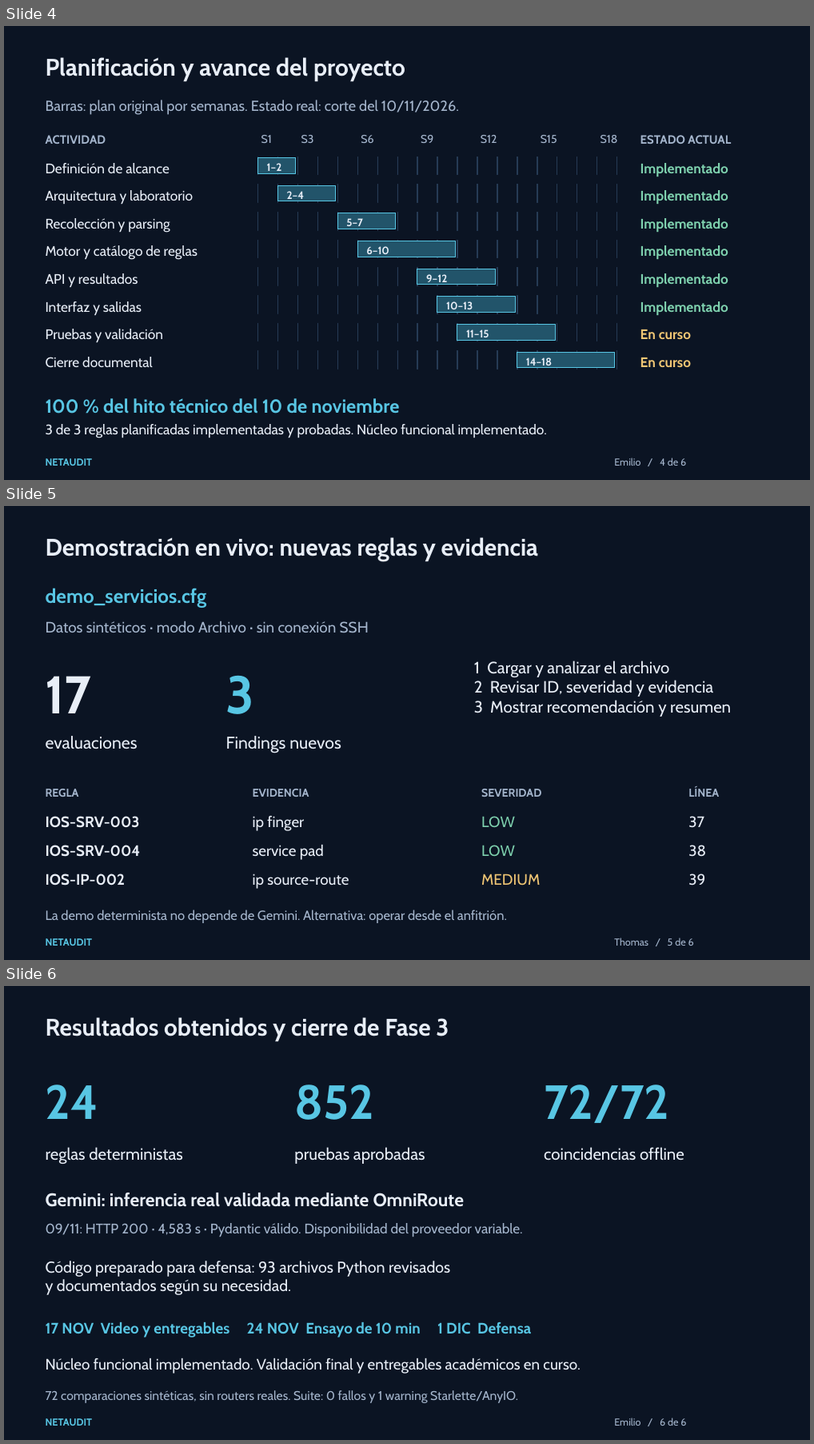
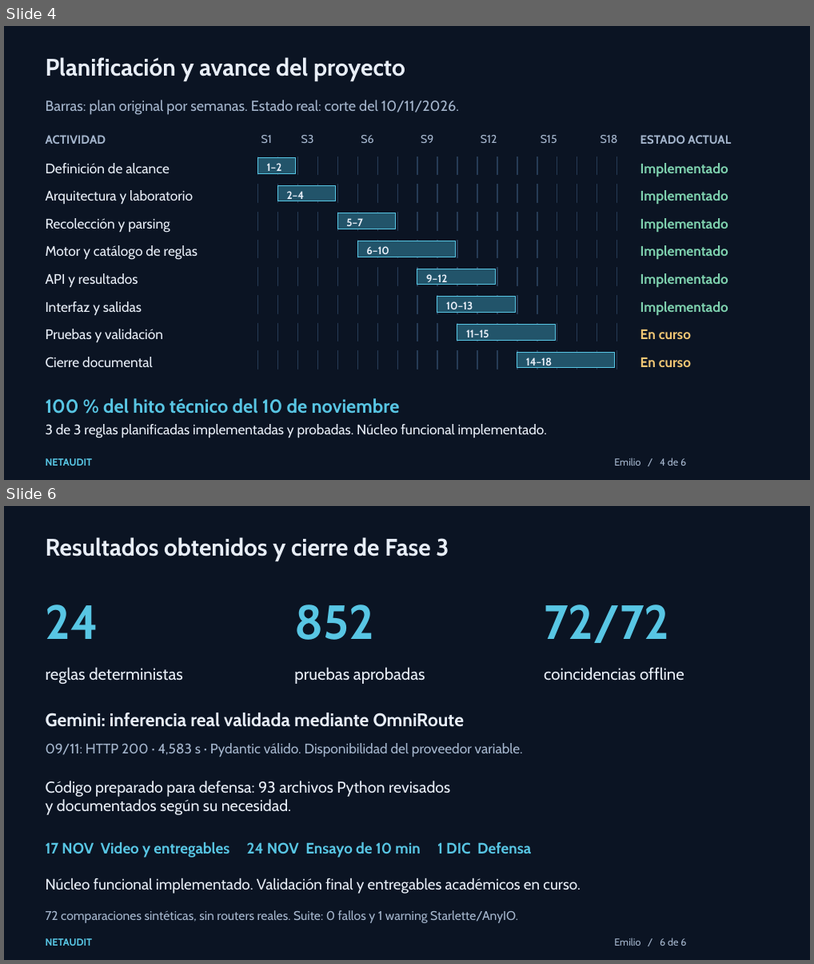
Before and after one commit to thomasdbs21/grupo-1, a slide deck: Entregables-APT/Fase-3/Avances-Tecnicos/NetAudit_Avance_Fase3_10_Noviembre.pptx. Shown one above the other, each under a label of ours: slides 4, 5 and 6 before the commit, slides 4 and 6 after it; the slides between them are not shown. The pictures are 814x1444 and 814x964 pixels, drawn with LibreOffice and Linux fonts; fonts in the diff are those of the drawing. Boxes give left, top, right and bottom in pixels: in the first picture for what was removed or moved away, otherwise in the second. Text is boxed around its words. In the diff, an @@ line names an element or a change of style, - is before the commit and + after.

Commit message:
docs: actualizar evidencias de funcionamiento de fase 3

```diff
--- a/Entregables-APT/Fase-3/Avances-Tecnicos/NetAudit_Avance_Fase3_10_Noviembre.pptx
+++ b/Entregables-APT/Fase-3/Avances-Tecnicos/NetAudit_Avance_Fase3_10_Noviembre.pptx
@@ slide 5 removed at bbox=[4, 506, 810, 960], background #0B1423 @@
@@ text removed at bbox=[46, 537, 539, 561] @@
-Demostración en vivo: nuevas reglas y evidencia
@@ text removed at bbox=[46, 588, 207, 608] @@
-demo_servicios.cfg
@@ text removed at bbox=[46, 621, 369, 632] @@
-Datos sintéticos · modo Archivo · sin conexión SSH
@@ text removed at bbox=[474, 660, 731, 716] @@
-1 Cargar y analizar el archivo
-2 Revisar ID, severidad y evidencia
-3 Mostrar recomendación y resumen
@@ text removed at bbox=[46, 676, 92, 713] @@
-17
@@ text removed at bbox=[226, 675, 255, 714] @@
-3
@@ text removed at bbox=[46, 736, 138, 748] @@
-evaluaciones
@@ text removed at bbox=[226, 736, 342, 753] @@
-Findings nuevos
@@ text removed at bbox=[46, 788, 79, 796] @@
-REGLA
@@ text removed at bbox=[253, 788, 310, 796] @@
-EVIDENCIA
@@ text removed at bbox=[482, 788, 542, 796] @@
-SEVERIDAD
@@ text removed at bbox=[689, 787, 719, 796] @@
-LÍNEA
@@ text removed at bbox=[46, 816, 140, 828] @@
-IOS-SRV-003
@@ text removed at bbox=[253, 816, 304, 831] @@
-ip finger
@@ text removed at bbox=[482, 816, 515, 827] @@
-LOW
@@ text removed at bbox=[689, 816, 705, 828] @@
-37
@@ text removed at bbox=[46, 844, 141, 856] @@
-IOS-SRV-004
@@ text removed at bbox=[253, 844, 324, 860] @@
-service pad
@@ text removed at bbox=[482, 844, 515, 856] @@
-LOW
@@ text removed at bbox=[689, 844, 706, 856] @@
-38
@@ text removed at bbox=[46, 873, 126, 885] @@
-IOS-IP-002
@@ text removed at bbox=[253, 873, 349, 888] @@
-ip source-route
@@ text removed at bbox=[482, 873, 540, 885] @@
-MEDIUM
@@ text removed at bbox=[689, 873, 706, 885] @@
-39
@@ text removed at bbox=[46, 909, 507, 923] @@
-La demo determinista no depende de Gemini. Alternativa: operar desde el anfitrión.
@@ text removed at bbox=[614, 937, 694, 945] @@
-Thomas / 5 de 6
@@ text removed at bbox=[46, 938, 93, 945] @@
-NETAUDIT
```
Also in this commit, not shown: 1 slide added, 1 other file.
